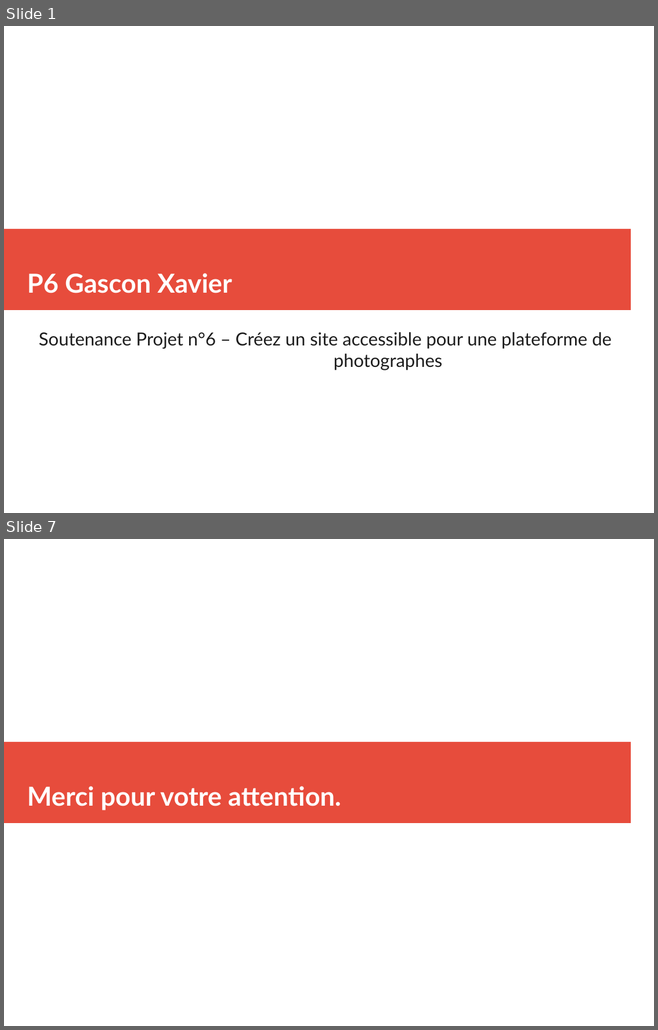
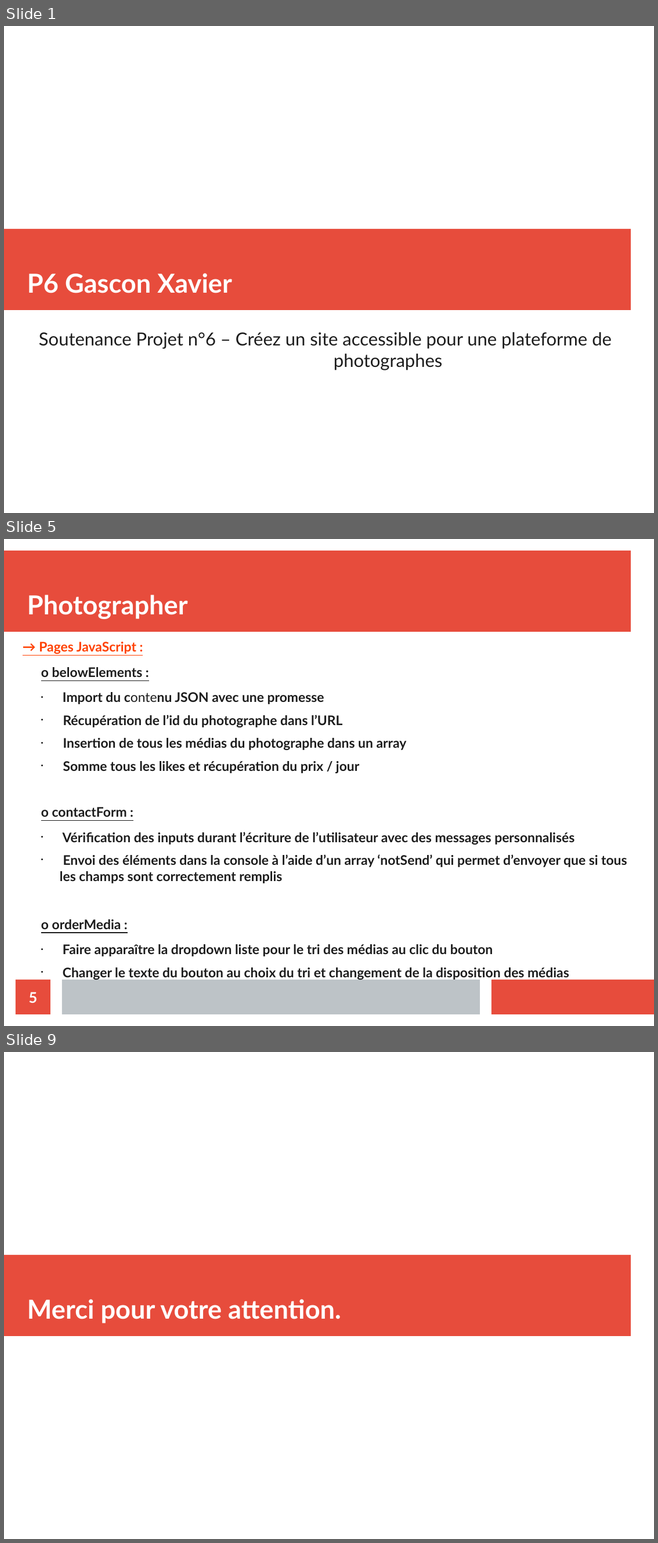
Before and after one commit to xgascon/P6_Fisheye, a slide deck: Présentation P6_XavierGascon.odp. Shown one above the other, each under a label of ours: slides 1 and 7 before the commit, slides 1, 5 and 9 after it; the slides between them are not shown. The pictures are 658x1030 and 658x1543 pixels, drawn with LibreOffice and Linux fonts; fonts in the diff are those of the drawing. Boxes give left, top, right and bottom in pixels: in the first picture for what was removed or moved away, otherwise in the second. Text is boxed around its words. In the diff, an @@ line names an element or a change of style, - is before the commit and + after.

Commit message:
contact form verfi before send & clean code

```diff
--- a/Présentation P6_XavierGascon.odp
+++ b/Présentation P6_XavierGascon.odp
@@ slide 5 added at bbox=[4, 539, 654, 1026], background #FFFFFF @@
@@ rectangle added at bbox=[4, 551, 630, 632], fill #E74C3C @@
@@ title added at bbox=[27, 595, 188, 619], 32 pt, text #FFFFFF, bold @@
+Photographer
@@ text added at bbox=[39, 642, 626, 980], 16.2 pt, text #1C1C1C, bold @@
+→ Pages JavaScript :
+  o belowElements :
+    • Import du contenu JSON avec une promesse
+    • Récupération de l’id du photographe dans l’URL
+    • Insertion de tous les médias du photographe dans un array
+    • Somme tous les likes et récupération du prix / jour
+  o contactForm :
+    • Vérification des inputs durant l’écriture de l’utilisateur avec des messages personnalisés
+    • Envoi des éléments dans la console à l’aide d’un array ‘notSend’ qui permet d’envoyer que si tous les champs sont correctement remplis
+  o orderMedia :
+    • Faire apparaître la dropdown liste pour le tri des médias au clic du bouton
+    • Changer le texte du bouton au choix du tri et changement de la disposition des médias
@@ page number added at bbox=[16, 980, 50, 1015], fill #E74C3C, 18 pt, text #FFFFFF, bold @@
+5
@@ rectangle added at bbox=[62, 980, 480, 1015], fill #BDC3C7 @@
@@ rectangle added at bbox=[492, 980, 654, 1015], fill #E74C3C @@
@@ what was slide 7 is now slide 9 @@
```
Also in this commit, not shown: 1 slide changed, 5 other slides added, 1 slide removed, 10 other files.
